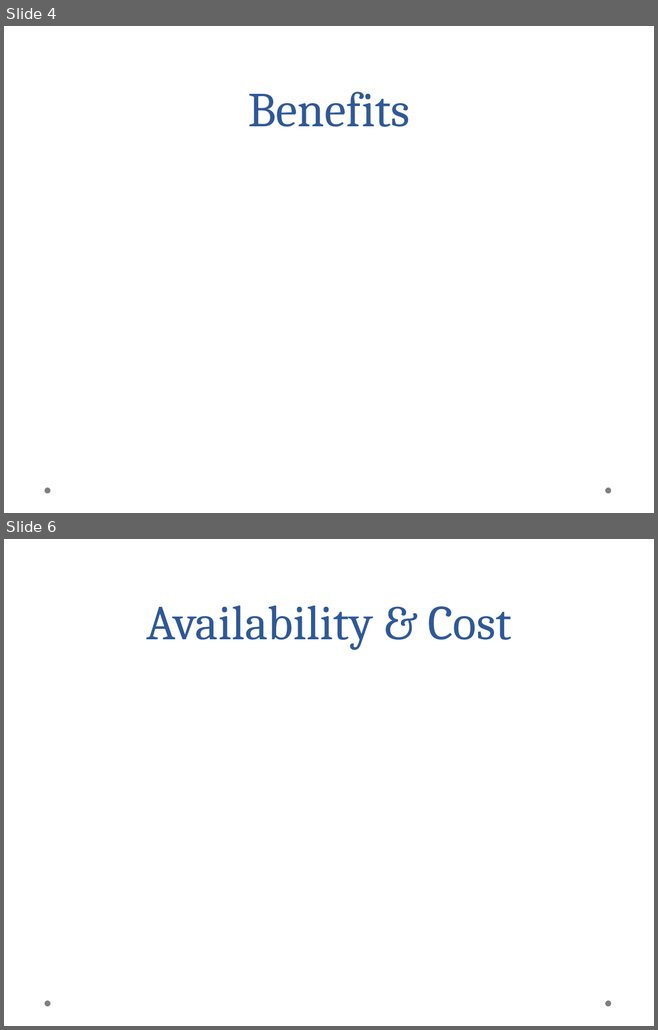
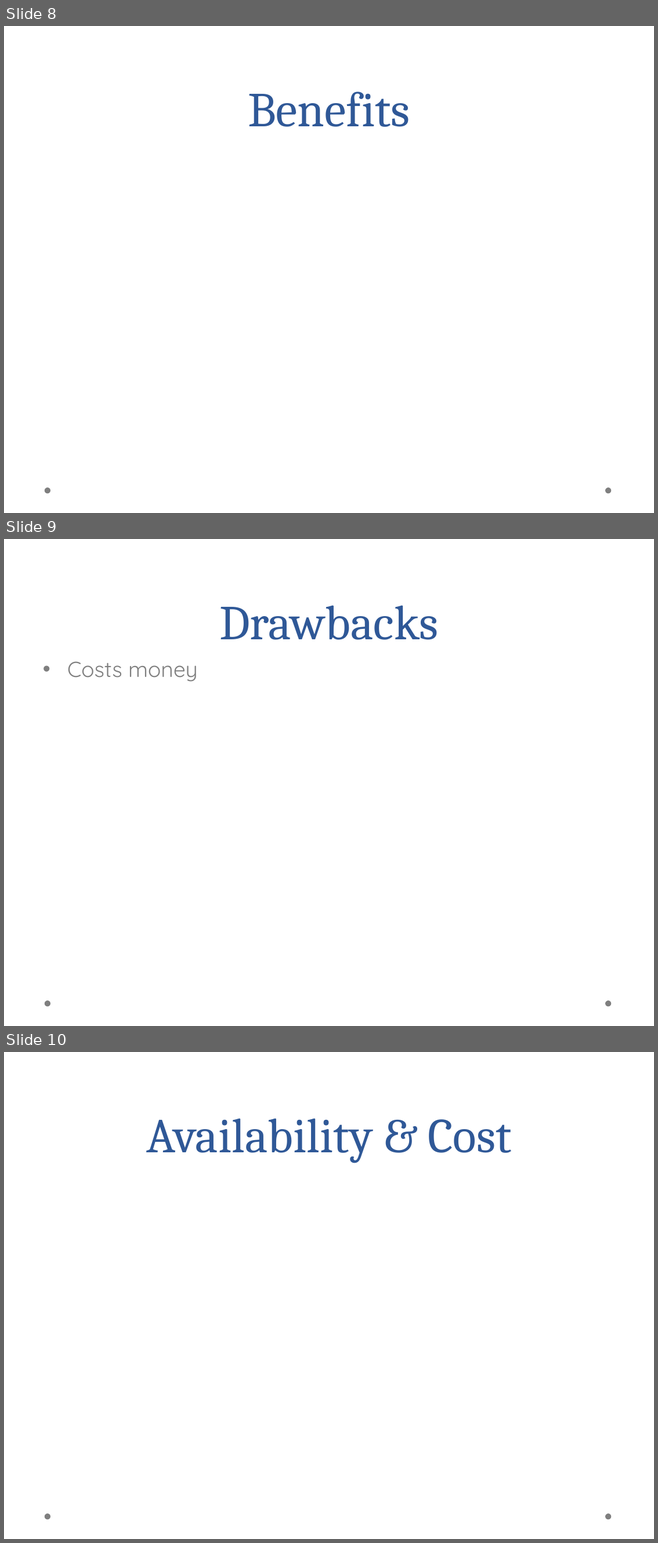
Before and after one commit to aayanqazi/OMSE, a slide deck: 535/Project1Template.ppt. Shown one above the other, each under a label of ours: slides 4 and 6 before the commit, slides 8, 9 and 10 after it; the slides between them are not shown. The pictures are 658x1030 and 658x1543 pixels, drawn with LibreOffice and Linux fonts; fonts in the diff are those of the drawing; background and template pictures are left out. Boxes give left, top, right and bottom in pixels: in the first picture for what was removed or moved away, otherwise in the second. Text is boxed around its words. In the diff, an @@ line names an element or a change of style, - is before the commit and + after.

```diff
--- a/535/Project1Template.ppt
+++ b/535/Project1Template.ppt
@@ slide 9 added at bbox=[4, 539, 654, 1026], background picture (left out); not listed: 2 template elements that a slide beside it also shows @@
@@ title added at bbox=[219, 605, 438, 640], 54 pt, text #2F5897 @@
+Drawbacks
@@ text added at bbox=[67, 661, 198, 682], 24 pt, text #7F7F7F @@
+• Costs money
@@ what was slide 4 is now slide 8 @@
@@ what was slide 6 is now slide 10 @@
```
Also in this commit, not shown: 1 slide changed, 5 other slides added, 2 slides removed.
